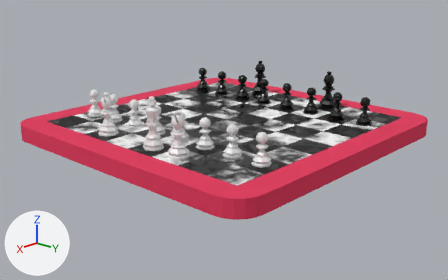
An edit to the Blender file ChessSet/Modules/ChessScene.blend, drawn before and after from the same camera.
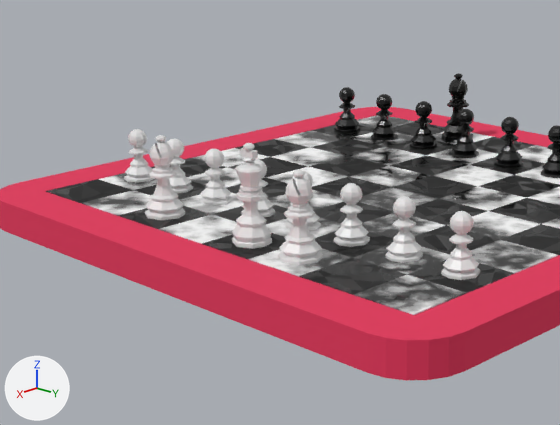
Old and new are each drawn whole from a 50 mm camera at (0.846, 0.772, 0.321) aimed at (0.018, 0.01, -0.035) and again close up on the part from 5% to 70% of the width and 8% to 87% of the height. The lights are fixed; the arrows at lower left show +X, +Y and +Z.

Objects in the first close-up: 'BiShop.001', 'BiShop.002', 'BiShop.003', 'Board', 'King', 'Pawn.004', 'Pawn.005', 'Pawn.008', 'Pawn.009', 'Pawn.010', 'Pawn.013', 'Pawn.015'.
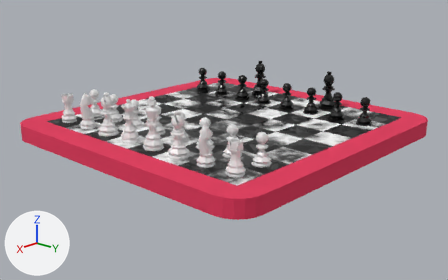
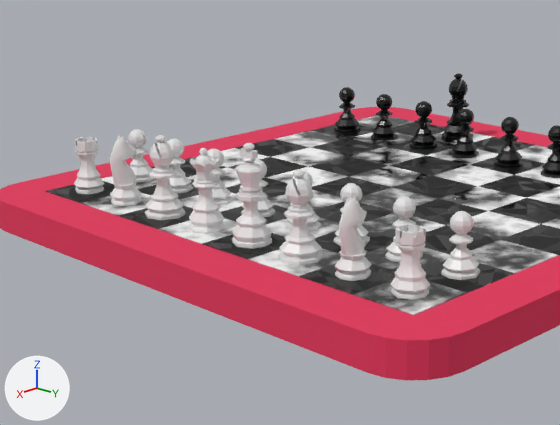
ob_mirrorpoint is not drawn itself; it is used by a modifier of ob_object.
ob_mirrorpoint_001 is not drawn itself; it is used by a modifier of ob_object_001.

Changed parts and their boxes [x1, y1, x2, y2] in the close-ups (560 x 425 px):
'Rook.001', added: after [390, 224, 430, 300]
'Object.001', added: after [335, 195, 372, 281]
'Queen', added: after [189, 148, 225, 234]
'Object', added: after [110, 135, 142, 206]
'Rook', added: after [74, 137, 104, 195]
'Pawn.010', unchanged, covered by the edit: before [334, 183, 370, 247]; after [334, 183, 370, 246]

The change, as a list of edits to the scene's bpy script:
```text
Add me_cylinder_007:
    me_cylinder_007.from_pydata(...)  # 156 vertices, 131 faces; spans x 0.0..0.0132, y -0.0132..0.0141, z 0.0..0.0585
    me_cylinder_007.polygons.foreach_set('use_smooth', [True] * 131)
Add me_cylinder_004:
    me_cylinder_004.from_pydata(...)  # 217 vertices, 172 faces, 4 loose edges; spans x -0.0136..0.0136, y -0.0136..0.0136, z 0.0..0.046
    me_cylinder_004.polygons.foreach_set('use_smooth', [True] * 172)
Add me_cylinder_002:
    me_cylinder_002.from_pydata(...)  # 377 vertices, 353 faces; spans x -0.0143..0.0143, y -0.0143..0.0143, z 0.0..0.0653
    me_cylinder_002.polygons.foreach_set('use_smooth', [True] * 353)
Add ob_mirrorpoint_001:
    ob_mirrorpoint_001 = bpy.data.objects.new('MirrorPoint.001', None)
    ob_mirrorpoint_001.parent = ob_object_001
    ob_mirrorpoint_001.matrix_parent_inverse = Matrix(((0.893, 0.0, 0.0, 0.0), (0.0, 0.893, 0.0, 0.0), (0.0, 0.0, 0.893, 0.0), (0.0, 0.0, 0.0, 1.0)))
    ob_mirrorpoint_001.location = (0.0, 0.0, 0.0)
Add ob_object_001:
    ob_object_001 = bpy.data.objects.new('Object.001', me_cylinder_007)
    ob_object_001.location = (0.21, 0.15, 0.0)
    ob_object_001.rotation_euler = (0.0, 0.0, 1.571)  # degrees (0, 0, 90)
    ob_object_001.scale = (1.12, 1.12, 1.12)
    _m = ob_object_001.modifiers.new('Mirror', 'MIRROR')
    _m.use_clip = True
    _m.mirror_object = ob_mirrorpoint_001
Add ob_mirrorpoint:
    ob_mirrorpoint = bpy.data.objects.new('MirrorPoint', None)
    ob_mirrorpoint.parent = ob_object
    ob_mirrorpoint.matrix_parent_inverse = Matrix(((0.893, 0.0, 0.0, 0.0), (0.0, 0.893, 0.0, 0.0), (0.0, 0.0, 0.893, 0.0), (0.0, 0.0, 0.0, 1.0)))
    ob_mirrorpoint.location = (0.0, 0.0, 0.0)
Add ob_object:
    ob_object = bpy.data.objects.new('Object', me_cylinder_007)
    ob_object.location = (0.21, -0.15, 0.0)
    ob_object.rotation_euler = (0.0, 0.0, 1.571)  # degrees (0, 0, 90)
    ob_object.scale = (1.12, 1.12, 1.12)
    _m = ob_object.modifiers.new('Mirror', 'MIRROR')
    _m.use_clip = True
    _m.mirror_object = ob_mirrorpoint
Add ob_rook_001:
    ob_rook_001 = bpy.data.objects.new('Rook.001', me_cylinder_004)
    ob_rook_001.location = (0.21, 0.21, 0.0)
    ob_rook_001.scale = (1.12, 1.12, 1.12)
Add ob_rook:
    ob_rook = bpy.data.objects.new('Rook', me_cylinder_004)
    ob_rook.location = (0.21, -0.21, 0.0)
    ob_rook.scale = (1.12, 1.12, 1.12)
Add ob_queen:
    ob_queen = bpy.data.objects.new('Queen', me_cylinder_002)
    ob_queen.location = (0.21, -0.03, 0.0)
    ob_queen.scale = (1.12, 1.12, 1.12)
```
